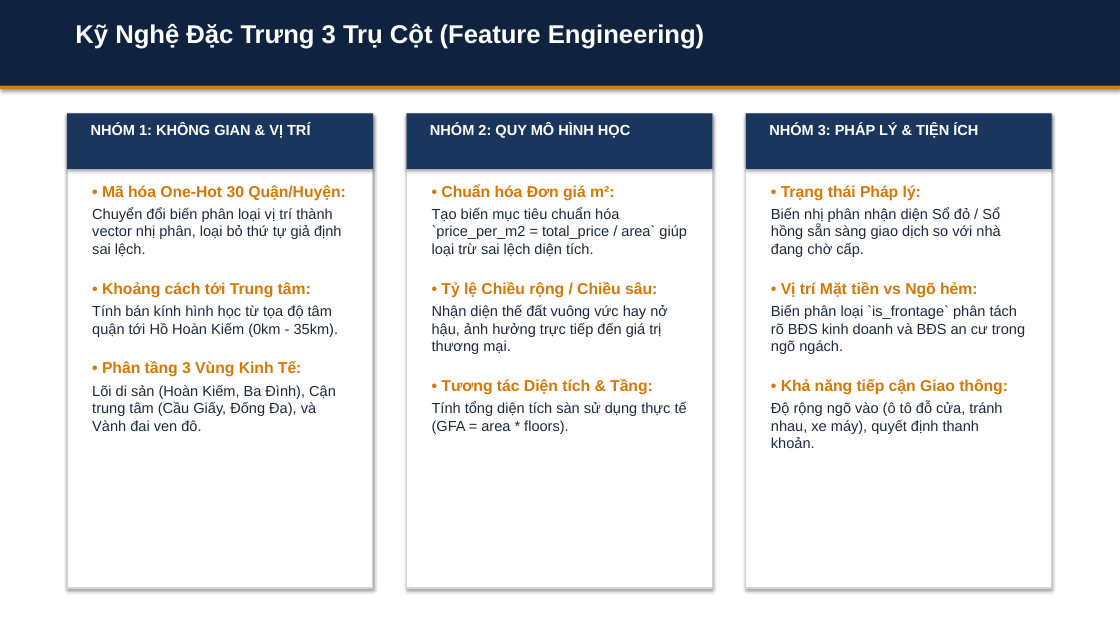
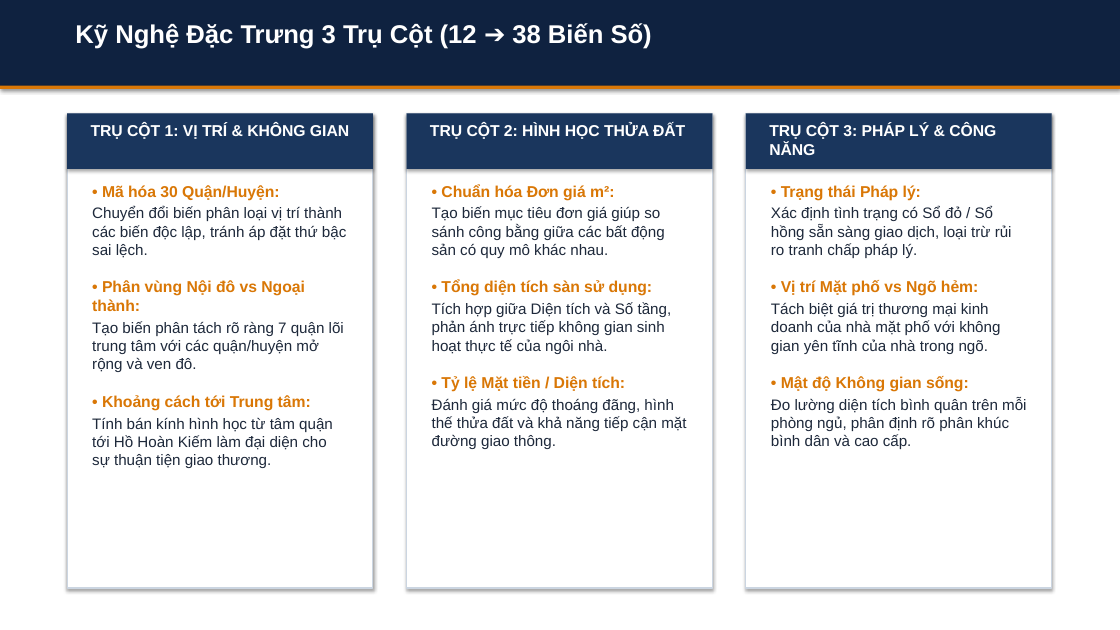
Before and after one commit to HoangLongNguyen-322007/bds_khdl, a slide deck: slide 4 of BAO_CAO_TIEN_DO_SLIDES.pptx. Drawn at 1120x630 pixels with LibreOffice and Linux fonts; fonts in the diff are those of the drawing. Boxes give left, top, right and bottom in pixels: in the first picture for what was removed or moved away, otherwise in the second. Text is boxed around its words. In the diff, an @@ line names an element or a change of style, - is before the commit and + after.

```diff
--- a/BAO_CAO_TIEN_DO_SLIDES.pptx
+++ b/BAO_CAO_TIEN_DO_SLIDES.pptx
@@ text at [75,23,652,49]: text changed @@
-Kỹ Nghệ Đặc Trưng 3 Trụ Cột (Feature Engineering)
+Kỹ Nghệ Đặc Trưng 3 Trụ Cột (12 ➔ 38 Biến Số)
@@ text at [91,123,349,139]: text changed; size 12.5 to 13.5 pt @@
-NHÓM 1: KHÔNG GIAN & VỊ TRÍ
+TRỤ CỘT 1: VỊ TRÍ & KHÔNG GIAN
@@ text at [430,123,685,139]: text changed; size 12.5 to 13.5 pt @@
-NHÓM 2: QUY MÔ HÌNH HỌC
+TRỤ CỘT 2: HÌNH HỌC THỬA ĐẤT
@@ text at [769,123,996,155]: text changed; size 12.5 to 13.5 pt @@
-NHÓM 3: PHÁP LÝ & TIỆN ÍCH
+TRỤ CỘT 3: PHÁP LÝ & CÔNG NĂNG
@@ text at [92,185,346,372]: text changed; size 12.5 to 13 pt @@
-• Mã hóa One-Hot 30 Quận/Huyện:
-Chuyển đổi biến phân loại vị trí thành vector nhị phân, loại bỏ thứ tự giả định sai lệch.
+• Mã hóa 30 Quận/Huyện:
+Chuyển đổi biến phân loại vị trí thành các biến độc lập, tránh áp đặt thứ bậc sai lệch.
+• Phân vùng Nội đô vs Ngoại thành:
+Tạo biến phân tách rõ ràng 7 quận lõi trung tâm với các quận/huyện mở rộng và ven đô.
@@ text at [432,206,686,449]: text changed; size 12.5 to 13 pt @@
-Tạo biến mục tiêu chuẩn hóa `price_per_m2 = total_price / area` giúp loại trừ sai lệch diện tích.
-• Tỷ lệ Chiều rộng / Chiều sâu:
-Nhận diện thế đất vuông vức hay nở hậu, ảnh hưởng trực tiếp đến giá trị thương mại.
-• Tương tác Diện tích & Tầng:
-Tính tổng diện tích sàn sử dụng thực tế (GFA = area * floors).
+Tạo biến mục tiêu đơn giá giúp so sánh công bằng giữa các bất động sản có quy mô khác nhau.
+• Tổng diện tích sàn sử dụng:
+Tích hợp giữa Diện tích và Số tầng, phản ánh trực tiếp không gian sinh hoạt thực tế của ngôi nhà.
+• Tỷ lệ Mặt tiền / Diện tích:
+Đánh giá mức độ thoáng đãng, hình thế thửa đất và khả năng tiếp cận mặt đường giao thông.
@@ text at [771,206,1026,449]: text changed; size 12.5 to 13 pt @@
-Biến nhị phân nhận diện Sổ đỏ / Sổ hồng sẵn sàng giao dịch so với nhà đang chờ cấp.
-• Vị trí Mặt tiền vs Ngõ hẻm:
-Biến phân loại `is_frontage` phân tách rõ BĐS kinh doanh và BĐS an cư trong ngõ ngách.
-• Khả năng tiếp cận Giao thông:
-Độ rộng ngõ vào (ô tô đỗ cửa, tránh nhau, xe máy), quyết định thanh khoản.
+Xác định tình trạng có Sổ đỏ / Sổ hồng sẵn sàng giao dịch, loại trừ rủi ro tranh chấp pháp lý.
+• Vị trí Mặt phố vs Ngõ hẻm:
+Tách biệt giá trị thương mại kinh doanh của nhà mặt phố với không gian yên tĩnh của nhà trong ngõ.
+• Mật độ Không gian sống:
+Đo lường diện tích bình quân trên mỗi phòng ngủ, phân định rõ phân khúc bình dân và cao cấp.
@@ text at [92,418,333,468]: text changed; size 12.5 to 13 pt @@
-Tính bán kính hình học từ tọa độ tâm quận tới Hồ Hoàn Kiếm (0km - 35km).
-• Phân tầng 3 Vùng Kinh Tế:
-Lõi di sản (Hoàn Kiếm, Ba Đình), Cận trung tâm (Cầu Giấy, Đống Đa), và Vành đai ven đô.
+Tính bán kính hình học từ tâm quận tới Hồ Hoàn Kiếm làm đại diện cho sự thuận tiện giao thương.
@@ text at [102,395,311,411]: less space between paragraphs @@
```
Also in this commit, not shown: 22 other slides changed, 7 other files.
